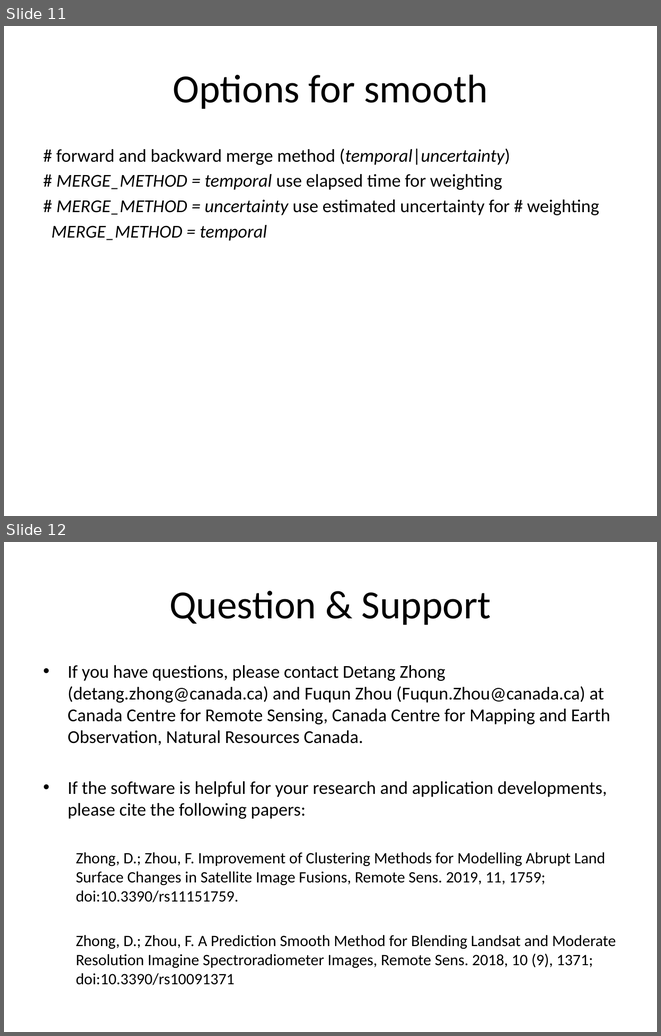
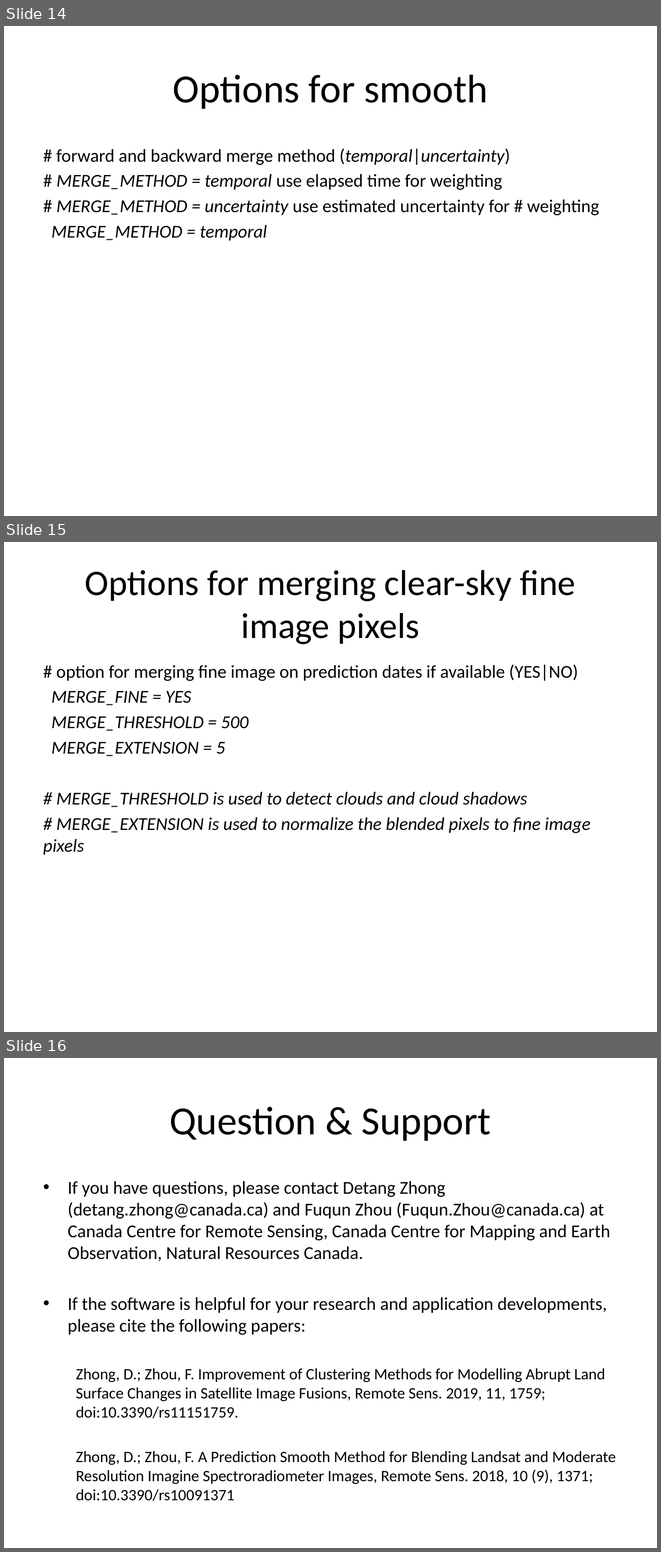
Before and after one commit to dzhong-hub/PSRFM, a slide deck: doc/PSRFMUserGuide.pptx. Shown one above the other, each under a label of ours: slides 11 and 12 before the commit, slides 14, 15 and 16 after it. The pictures are 661x1036 and 661x1552 pixels, drawn with LibreOffice and Linux fonts; fonts in the diff are those of the drawing. Boxes give left, top, right and bottom in pixels: in the first picture for what was removed or moved away, otherwise in the second. Text is boxed around its words. In the diff, an @@ line names an element or a change of style, - is before the commit and + after.

```diff
--- a/doc/PSRFMUserGuide.pptx
+++ b/doc/PSRFMUserGuide.pptx
@@ slide 15 added at (4,542,657,1032), background #FFFFFF @@
@@ title added at (85,570,576,644), 39.6 pt, text #000000 @@
+Options for merging clear-sky fine image pixels
@@ text added at (43,664,591,855), 20 pt, text #000000, italic @@
+# option for merging fine image on prediction dates if available (YES|NO)
+MERGE_FINE = YES
+MERGE_THRESHOLD = 500
+MERGE_EXTENSION = 5
+# MERGE_THRESHOLD is used to detect clouds and cloud shadows
+# MERGE_EXTENSION is used to normalize the blended pixels to fine image pixels
@@ what was slide 11 is now slide 14 @@
@@ what was slide 12 is now slide 16 @@
```
Also in this commit, not shown: 8 slides changed, 3 other slides added.
